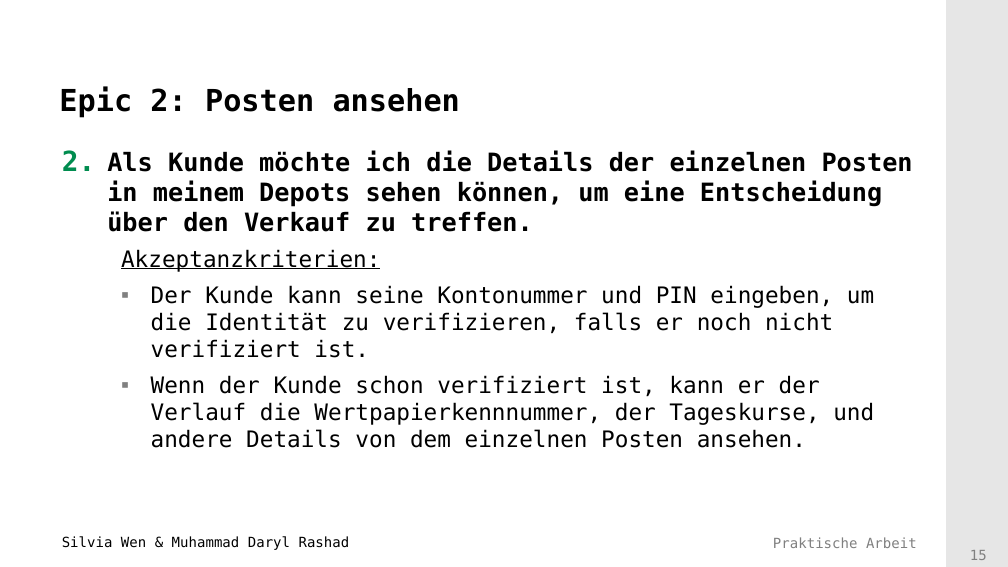
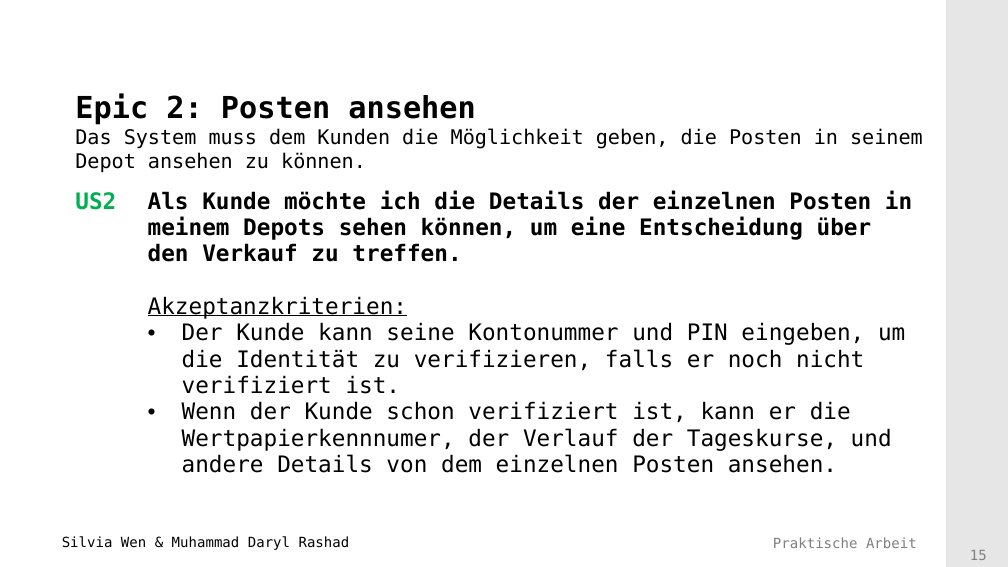
Before and after one commit to Mufasaxi/SimpleBank, a slide deck: slide 15 of Vorlage_Praesentation_2022_Subgroup_2_4_OOA.pptx. Drawn at 1008x567 pixels with LibreOffice and Linux fonts; fonts in the diff are those of the drawing; background and template pictures are left out. Boxes give left, top, right and bottom in pixels: in the first picture for what was removed or moved away, otherwise in the second. Text is boxed around its words. In the diff, an @@ line names an element or a change of style, - is before the commit and + after.

```diff
--- a/Vorlage_Praesentation_2022_Subgroup_2_4_OOA.pptx
+++ b/Vorlage_Praesentation_2022_Subgroup_2_4_OOA.pptx
@@ title at (75, 93, 923, 173): text changed; size 24 to 16 pt; bold off @@
-Epic 2: Posten ansehen
+Epic 2: Posten ansehen
+Das System muss dem Kunden die Möglichkeit geben, die Posten in seinem Depot ansehen zu können.
@@ text removed at (107, 150, 913, 448) @@
-2. Als Kunde möchte ich die Details der einzelnen Posten in meinem Depots sehen können, um eine Entscheidung über den Verkauf zu treffen.
-    Akzeptanzkriterien:
-    ▪ Der Kunde kann seine Kontonummer und PIN eingeben, um die Identität zu verifizieren, falls er noch nicht verifiziert ist.
-    ▪ Wenn der Kunde schon verifiziert ist, kann er der Verlauf die Wertpapierkennnummer, der Tageskurse, und andere Details von dem einzelnen Posten ansehen.
@@ table added at (66, 184, 925, 477), 1 rows, 2 columns @@
+US2 | Als Kunde möchte ich die Details der einzelnen Posten in meinem Depots sehen können, um eine Entscheidung über den Verkauf zu treffen. / Akzeptanzkriterien: / Der Kunde kann seine Kontonummer und PIN eingeben, um die Identität zu verifizieren, falls er noch nicht verifiziert ist. / Wenn der Kunde schon verifiziert ist, kann er die Wertpapierkennnumer, der Verlauf der Tageskurse, und andere Details von dem einzelnen Posten ansehen.
```
Also in this commit, not shown: 3 other slides changed.
